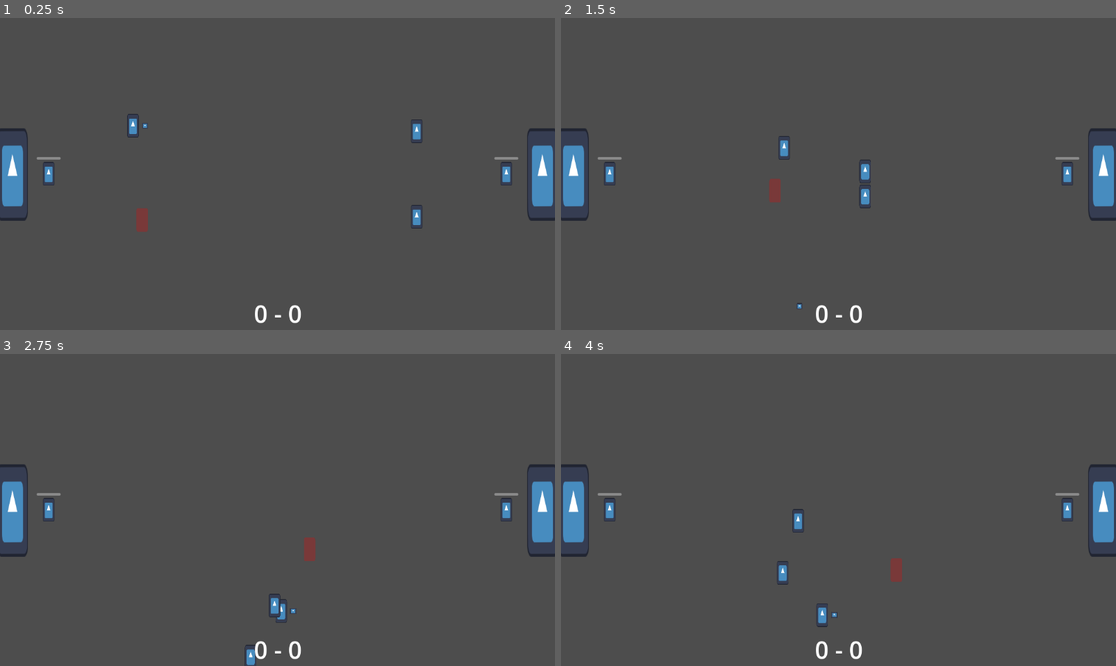
Above: before the commit, frames 1-4 (two rows, left to right).
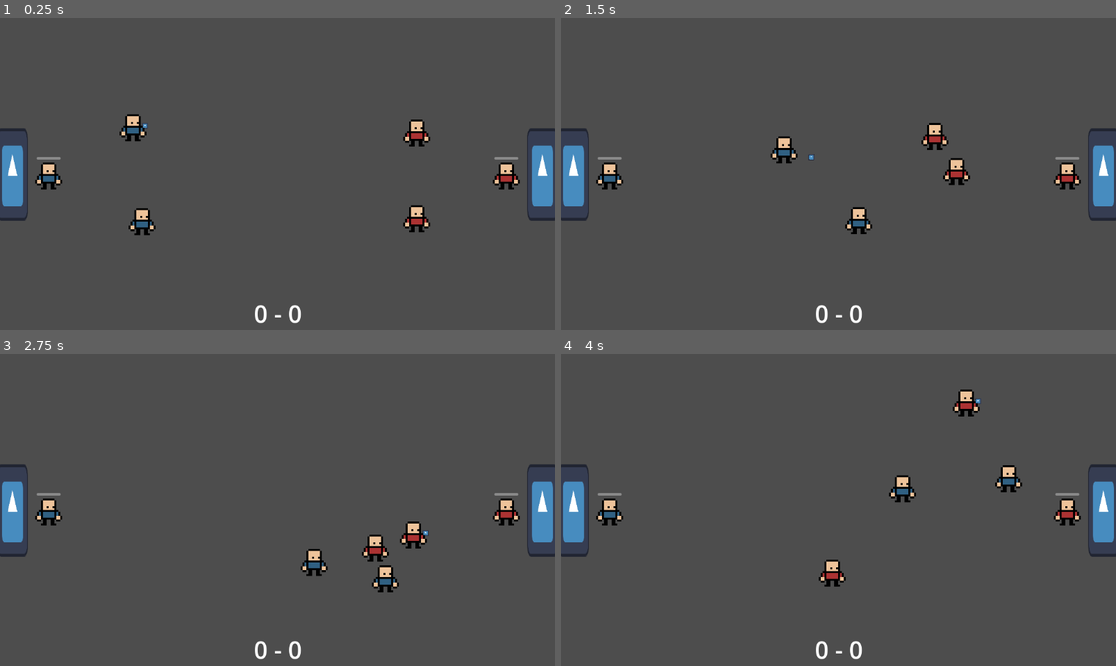
Above: after the commit, the same moments.

Repository: david8zhang/spooky-soccer
Game: Godot game, scene res://scenes/Main.tscn
Two runs of this game, one before a commit and one after it. Both use one fixed random seed, a clock stepped at 60 frames per second and the inputs below. The engine's default icon, where the game draws it, is replaced by a stand-in: a white triangle on a blue panel in a dark square.
Inputs:
- Up to frame 1 (0.25 s): no input
- Up to frame 2 (1.5 s): hold Right (move_right) 0.53-1.28 s; tap Space (pass) at 0.6, 1.35 s; hold Down (move_down) from 1.28 s (still down)
- Up to frame 3 (2.75 s): release Down (move_down) at 2.03 s; hold Right (move_right) from 2.03 s (still down); tap F (shoot) at 2.1 s; tap Space (pass) at 2.3 s
- Up to frame 4 (4 s): release Right (move_right) at 2.78 s; hold Up (move_up) 2.78-3.53 s; tap Space (pass) at 2.85, 3.6 s; hold Left (move_left) from 3.53 s (still down)

The runs differ from the first frame. In frame 1, 1.7% of the frame differs, in the area x 0-99%, y 30-70%; in frame 2, 2.0%; in frame 3, 2.0%; in frame 4, 2.2%, in the area x 0-99%, y 11-88%.

Commit message:
added better placeholder art

Diff:
--- /dev/null
+++ b/animations/fp-placeholder.tres
@@ -0,0 +1,23 @@
+[gd_resource type="SpriteFrames" load_steps=3 format=3 uid="uid://vthbpqfddnrx"]
+
+[ext_resource type="Texture2D" uid="uid://b6lcwd0htpn6k" path="res://sprites/base-cpu.png" id="1_qxb1e"]
+[ext_resource type="Texture2D" uid="uid://da64npx3om5oc" path="res://sprites/base-player.png" id="2_2lmqs"]
+
+[resource]
+animations = [{
+"frames": [{
+"duration": 1.0,
+"texture": ExtResource("1_qxb1e")
+}],
+"loop": true,
+"name": &"cpu-placeholder",
+"speed": 5.0
+}, {
+"frames": [{
+"duration": 1.0,
+"texture": ExtResource("2_2lmqs")
+}],
+"loop": true,
+"name": &"player-placeholder",
+"speed": 5.0
+}]
--- /dev/null
+++ b/animations/gk-placeholder.tres
@@ -0,0 +1,23 @@
+[gd_resource type="SpriteFrames" load_steps=3 format=3 uid="uid://iqxe17nu1a11"]
+
+[ext_resource type="Texture2D" uid="uid://b6lcwd0htpn6k" path="res://sprites/base-cpu.png" id="1_36tnx"]
+[ext_resource type="Texture2D" uid="uid://da64npx3om5oc" path="res://sprites/base-player.png" id="2_saudl"]
+
+[resource]
+animations = [{
+"frames": [{
+"duration": 1.0,
+"texture": ExtResource("1_36tnx")
+}],
+"loop": true,
+"name": &"cpu-placeholder",
+"speed": 5.0
+}, {
+"frames": [{
+"duration": 1.0,
+"texture": ExtResource("2_saudl")
+}],
+"loop": true,
+"name": &"player-placeholder",
+"speed": 5.0
+}]
--- a/prefabs/CPUFieldPlayer.tscn
+++ b/prefabs/CPUFieldPlayer.tscn
@@ -1,28 +1,12 @@
-[gd_scene load_steps=8 format=3 uid="uid://b70d37wyfnq4h"]
+[gd_scene load_steps=6 format=3 uid="uid://b70d37wyfnq4h"]
 
-[ext_resource type="Texture2D" uid="uid://dqa181oq1x6gn" path="res://icon.svg" id="1_axad5"]
 [ext_resource type="Script" path="res://scripts/CPUFieldPlayer.gd" id="1_k72m6"]
 [ext_resource type="PackedScene" uid="uid://hs88tdqlwcn7" path="res://prefabs/CPUFieldPlayerAI.tscn" id="2_4laok"]
 [ext_resource type="PackedScene" uid="uid://bvwulw0o1p2y6" path="res://prefabs/ContextMap.tscn" id="2_vai8v"]
+[ext_resource type="SpriteFrames" uid="uid://vthbpqfddnrx" path="res://animations/fp-placeholder.tres" id="4_q2mjv"]
 
-[sub_resource type="AtlasTexture" id="AtlasTexture_fto0y"]
-atlas = ExtResource("1_axad5")
-region = Rect2(0, 0, 128, 128)
-
-[sub_resource type="SpriteFrames" id="SpriteFrames_14fs1"]
-animations = [{
-"frames": [{
-"duration": 1.0,
-"texture": SubResource("AtlasTexture_fto0y")
-}],
-"loop": true,
-"name": &"placeholder",
-"speed": 5.0
-}]
-
-[sub_resource type="CapsuleShape2D" id="CapsuleShape2D_vt7y0"]
-radius = 12.0
-height = 48.0
+[sub_resource type="RectangleShape2D" id="RectangleShape2D_8ytxx"]
+size = Vector2(32, 56)
 
 [node name="CPUFieldPlayer" type="RigidBody2D"]
 collision_layer = 2
@@ -33,17 +17,18 @@
 [node name="ContextMap" parent="." instance=ExtResource("2_vai8v")]
 
 [node name="CPUFieldPlayerAI" parent="." node_paths=PackedStringArray("blackboard", "actor") instance=ExtResource("2_4laok")]
-blackboard = NodePath("@Node@28481")
+blackboard = NodePath("@Node@63348")
 actor = NodePath("..")
 
 [node name="AnimatedSprite2D" type="AnimatedSprite2D" parent="."]
 position = Vector2(0, -4.76837e-07)
-scale = Vector2(0.1875, 0.382812)
-sprite_frames = SubResource("SpriteFrames_14fs1")
-animation = &"placeholder"
+scale = Vector2(4, 4)
+sprite_frames = ExtResource("4_q2mjv")
+animation = &"cpu-placeholder"
 
 [node name="CollisionShape2D" type="CollisionShape2D" parent="."]
-shape = SubResource("CapsuleShape2D_vt7y0")
+position = Vector2(0, 4)
+shape = SubResource("RectangleShape2D_8ytxx")
 
 [node name="RayToGoal" type="RayCast2D" parent="."]
 modulate = Color(0, 1, 0, 1)
--- a/prefabs/CPUFieldPlayerAI.tscn
+++ b/prefabs/CPUFieldPlayerAI.tscn
@@ -33,7 +33,7 @@
 [node name="CPUFieldPlayerAI" type="Node" node_paths=PackedStringArray("blackboard", "actor")]
 script = ExtResource("1_xsn7y")
 blackboard = NodePath("@Node@27050")
-actor = NodePath("..")
+actor = NodePath("")
 
 [node name="RootSequence" type="Node" parent="."]
 script = ExtResource("2_erdwv")
--- a/prefabs/Goalkeeper.tscn
+++ b/prefabs/Goalkeeper.tscn
@@ -1,26 +1,10 @@
-[gd_scene load_steps=6 format=3 uid="uid://cb574qavck54v"]
+[gd_scene load_steps=4 format=3 uid="uid://cb574qavck54v"]
 
 [ext_resource type="Script" path="res://scripts/Goalkeeper.gd" id="1_84vqb"]
-[ext_resource type="Texture2D" uid="uid://dqa181oq1x6gn" path="res://icon.svg" id="2_wv3kd"]
+[ext_resource type="SpriteFrames" uid="uid://iqxe17nu1a11" path="res://animations/gk-placeholder.tres" id="2_0ud0r"]
 
-[sub_resource type="AtlasTexture" id="AtlasTexture_fto0y"]
-atlas = ExtResource("2_wv3kd")
-region = Rect2(0, 0, 128, 128)
-
-[sub_resource type="SpriteFrames" id="SpriteFrames_3k4l4"]
-animations = [{
-"frames": [{
-"duration": 1.0,
-"texture": SubResource("AtlasTexture_fto0y")
-}],
-"loop": true,
-"name": &"placeholder",
-"speed": 5.0
-}]
-
-[sub_resource type="CapsuleShape2D" id="CapsuleShape2D_3yi85"]
-radius = 12.0
-height = 48.0
+[sub_resource type="RectangleShape2D" id="RectangleShape2D_3vlyp"]
+size = Vector2(32, 56)
 
 [node name="Goalkeeper" type="RigidBody2D"]
 collision_layer = 8
@@ -30,12 +14,13 @@
 
 [node name="AnimatedSprite2D" type="AnimatedSprite2D" parent="."]
 position = Vector2(0, -4.76837e-07)
-scale = Vector2(0.1875, 0.382812)
-sprite_frames = SubResource("SpriteFrames_3k4l4")
-animation = &"placeholder"
+scale = Vector2(4, 4)
+sprite_frames = ExtResource("2_0ud0r")
+animation = &"player-placeholder"
 
 [node name="CollisionShape2D" type="CollisionShape2D" parent="."]
-shape = SubResource("CapsuleShape2D_3yi85")
+position = Vector2(0, 4)
+shape = SubResource("RectangleShape2D_3vlyp")
 
 [node name="SaveMeter" type="ProgressBar" parent="."]
 offset_left = -25.0
--- a/prefabs/PlayerFieldPlayer.tscn
+++ b/prefabs/PlayerFieldPlayer.tscn
@@ -1,28 +1,12 @@
-[gd_scene load_steps=8 format=3 uid="uid://cb8pxunyr2q10"]
+[gd_scene load_steps=6 format=3 uid="uid://cb8pxunyr2q10"]
 
-[ext_resource type="Texture2D" uid="uid://dqa181oq1x6gn" path="res://icon.svg" id="1_48ndw"]
 [ext_resource type="Script" path="res://scripts/PlayerFieldPlayer.gd" id="1_ejapt"]
 [ext_resource type="PackedScene" uid="uid://cihkyuapvdyc" path="res://prefabs/PlayerFieldPlayerAI.tscn" id="2_ede0m"]
 [ext_resource type="PackedScene" uid="uid://bvwulw0o1p2y6" path="res://prefabs/ContextMap.tscn" id="2_xnjla"]
+[ext_resource type="SpriteFrames" uid="uid://vthbpqfddnrx" path="res://animations/fp-placeholder.tres" id="4_e6h0e"]
 
-[sub_resource type="AtlasTexture" id="AtlasTexture_fto0y"]
-atlas = ExtResource("1_48ndw")
-region = Rect2(0, 0, 128, 128)
-
-[sub_resource type="SpriteFrames" id="SpriteFrames_wl6kh"]
-animations = [{
-"frames": [{
-"duration": 1.0,
-"texture": SubResource("AtlasTexture_fto0y")
-}],
-"loop": true,
-"name": &"placeholder",
-"speed": 5.0
-}]
-
-[sub_resource type="CapsuleShape2D" id="CapsuleShape2D_qv6rt"]
-radius = 12.0
-height = 48.0
+[sub_resource type="RectangleShape2D" id="RectangleShape2D_at8gu"]
+size = Vector2(32, 56)
 
 [node name="PlayerFieldPlayer" type="RigidBody2D"]
 collision_mask = 32
@@ -30,18 +14,19 @@
 script = ExtResource("1_ejapt")
 
 [node name="PlayerFieldPlayerAI" parent="." node_paths=PackedStringArray("blackboard") instance=ExtResource("2_ede0m")]
-blackboard = NodePath("@Node@27211")
+blackboard = NodePath("@Node@82170")
 
 [node name="ContextMap" parent="." instance=ExtResource("2_xnjla")]
 
 [node name="AnimatedSprite2D" type="AnimatedSprite2D" parent="."]
 position = Vector2(0, -4.76837e-07)
-scale = Vector2(0.1875, 0.382812)
-sprite_frames = SubResource("SpriteFrames_wl6kh")
-animation = &"placeholder"
+scale = Vector2(4, 4)
+sprite_frames = ExtResource("4_e6h0e")
+animation = &"player-placeholder"
 
 [node name="CollisionShape2D" type="CollisionShape2D" parent="."]
-shape = SubResource("CapsuleShape2D_qv6rt")
+position = Vector2(0, 4)
+shape = SubResource("RectangleShape2D_at8gu")
 
 [node name="RayToGoal" type="RayCast2D" parent="."]
 modulate = Color(0, 1, 0, 1)
--- a/project.godot
+++ b/project.godot
@@ -82,3 +82,7 @@
 [physics]
 
 2d/default_gravity=2.08165e-12
+
+[rendering]
+
+textures/canvas_textures/default_texture_filter=0
--- a/scenes/Main.tscn
+++ b/scenes/Main.tscn
@@ -18,7 +18,7 @@
 
 [sub_resource type="SegmentShape2D" id="SegmentShape2D_p2b0c"]
 a = Vector2(-576, 2.08165e-12)
-b = Vector2(576, 10)
+b = Vector2(576, 2.08165e-12)
 
 [sub_resource type="SegmentShape2D" id="SegmentShape2D_rdhin"]
 a = Vector2(2.08165e-12, -324)
--- a/scripts/Goalkeeper.gd
+++ b/scripts/Goalkeeper.gd
@@ -5,10 +5,15 @@
 # Ever save depletes the save meter, and once empty, the next shot is guaranteed to go in
 
 @onready var save_meter = $SaveMeter as ProgressBar
+@onready var animated_sprite = $AnimatedSprite2D as AnimatedSprite2D
 
 func _ready():
   curr_direction = Direction.LEFT if side == Side.CPU else Direction.RIGHT
   save_meter.value = 100
+  if side == Side.CPU:
+    animated_sprite.play("cpu-placeholder")
+  else:
+    animated_sprite.play("player-placeholder")
 
 func handle_ball_collision():
   var ball = game.ball as Ball
--- a/scripts/PlayerFieldPlayer.gd
+++ b/scripts/PlayerFieldPlayer.gd
@@ -42,20 +42,9 @@
 				closest_player = player
 
 	# Update pass target
-	if pass_target != null and pass_target != closest_player:
-		pass_target.hide_highlight()
 	pass_target = closest_player
-	if has_possession and side == Side.PLAYER:
-		pass_target.show_highlight()
-
-func show_highlight():
-	self.modulate = Color(255, 0, 0, 0.25)
-
-func hide_highlight():
-	self.modulate = Color.WHITE
 
 func take_poss_of_ball():
 	super.take_poss_of_ball()
-	hide_highlight()
 	var player_manager = field_manager as PlayerFieldManager
 	player_manager.select_new_player(self)
Binary file added: sprites/base-cpu.png
Not shown, added: sprites/base-cpu.png.import
Binary file added: sprites/base-player.png
Not shown, added: sprites/base-player.png.import
